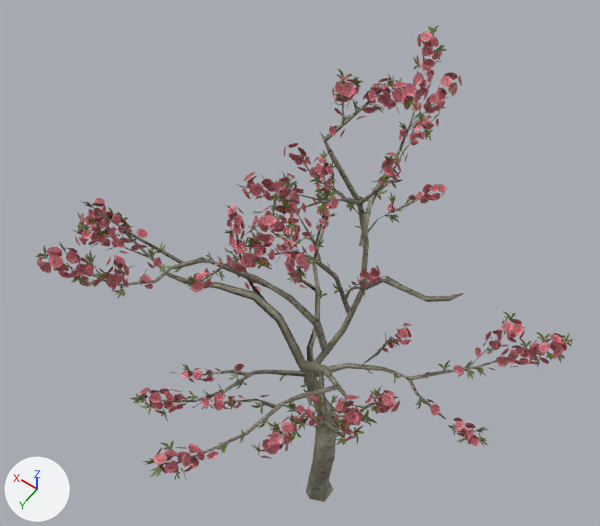
The FBX model Assets/Meshes/Map/Tree/Tree1.fbx, before and after one commit.
Camera for both pictures: a 50 mm lens placed at (2.59, 1.54, 4.31), pointed at (3.89, -0.28, 1.47). The axes (+X, +Y, +Z) are drawn at lower left. The lights are the same throughout. Where no turn or scale is listed for an object, it has been applied to the vertices.

The first picture shows 'LV_Campagna_Tree01_BT05_PM_SMK'.
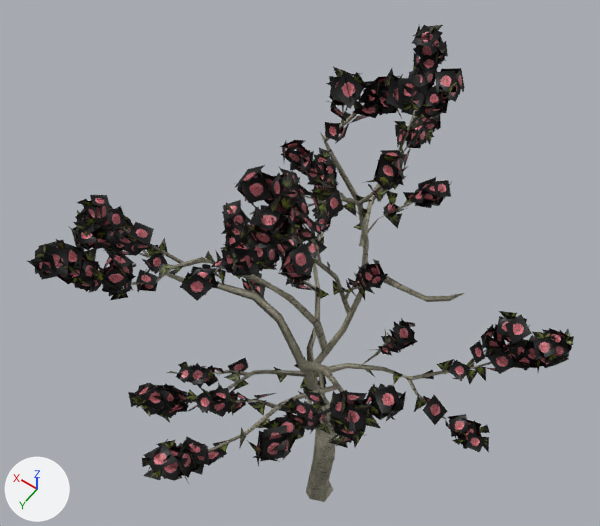
Where the newer file only moved an object's origin or applied its transform, the numbers keep the older frame.

Where the change shows, as pixel boxes [x1, y1, x2, y2] in the pictures (600 x 526 px):
'LV_Campagna_Tree01_BT05_PM_SMK', surface changed: [28, 25, 574, 484] in both

What changed in the scene script:
```text
Add img_lv_campagna_tree_bt05leaf_n_kjh_dds:
    img_lv_campagna_tree_bt05leaf_n_kjh_dds = load_image('LV_Campagna_Tree_BT05Leaf_N_KJH.dds', 'LV_Campagna_Tree_BT05Leaf_N_KJH.png', 1024, 1024, 'Non-Color')
Change mat_lv_campagna_tree_bt05leaf_mp_smk_002:
    add n3 = _N.new('ShaderNodeTexImage'); n3.name = 'Image Texture.001'
    add n3.image = img_lv_campagna_tree_bt05leaf_n_kjh_dds
    add n4 = _N.new('ShaderNodeNormalMap'); n4.name = 'Normal Map'
    add n4.inputs[0].default_value = 0.0  # 'Strength'
    where n2 = _N.new('ShaderNodeTexImage'); n2.name = 'Image Texture'
    where n0 = _N.new('ShaderNodeBsdfPrincipled'); n0.name = 'Principled BSDF'
    remove _L.new(n2.outputs[1], n0.inputs[4])  # 'Alpha' to 'Alpha'
    add _L.new(n3.outputs[0], n4.inputs[1])  # 'Color' to 'Color'
    add _L.new(n4.outputs[0], n0.inputs[5])  # 'Normal' to 'Normal'
```
